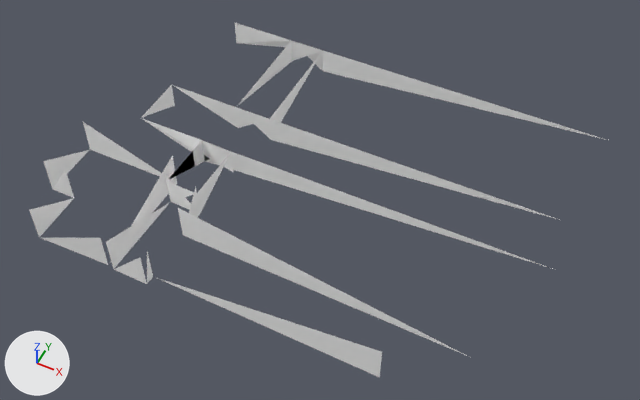
The glTF model output/glb/__0_000__1_111_.glb, before and after one commit.
Both versions are drawn from a 50 mm camera at (114.3, -190.4, 163.4) aimed at (49.6, -61.1, 1.7). The axes (+X, +Y, +Z) are drawn at lower left. The lights are the same throughout. Where no turn or scale is listed for an object, it has been applied to the vertices. Vertices at the same position are counted once.
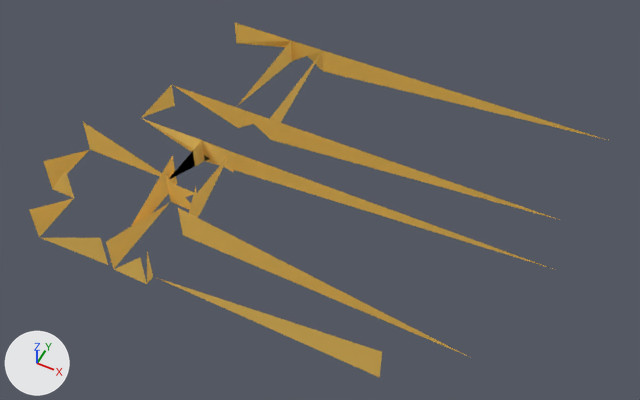
Pixel boxes [x1, y1, x2, y2] of what changed, in the pictures (640 x 400 px):
'Mesh_0', recoloured
    both: [29, 23, 607, 378]

Edits to the bpy script that builds the scene:
```text
Change mat_default:
    where n0 = _N.new('ShaderNodeBsdfPrincipled'); n0.name = 'Principled BSDF'
    remove n0.inputs[0].default_value = (1.0, 1.0, 1.0, 1.0)  # 'Base Color', white #ffffff
    add n2 = _N.new('ShaderNodeVertexColor'); n2.name = 'Color Attribute'
    add _L.new(n2.outputs[0], n0.inputs[0])  # 'Color' to 'Base Color'
Change me_mesh_0:
    where me_mesh_0.from_pydata(...)  # 166 vertices, 73 faces; spans x -12.4..108.1, y -100.4..-15.4, z 0.0..10.0
    used by ob_mesh_0; location = (0.0, 0.0, 0.0)
    me_mesh_0 part 1: vertex colours changed
```
